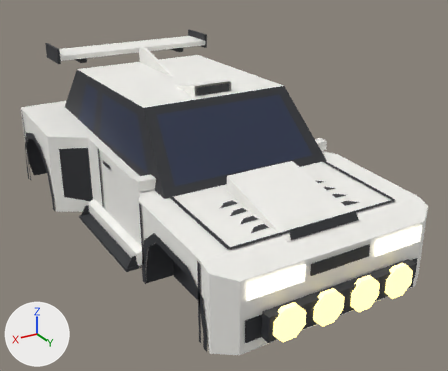
Renders of the glTF model assets/meshes/kumo/Kumo.glb from each side of a commit.
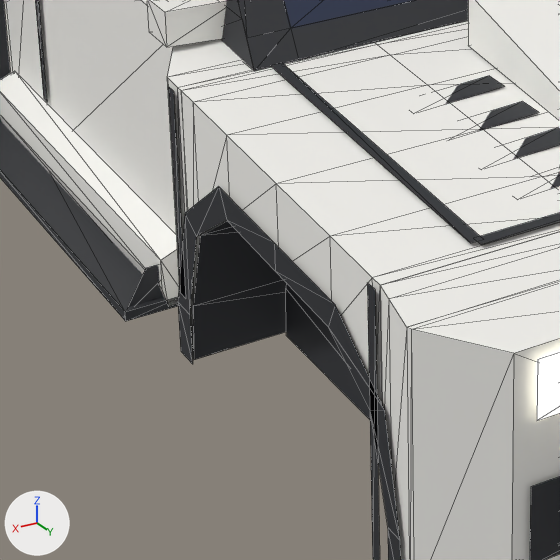
The first picture shows the older version from a camera (50 mm lens) standing at (7.93, 14.5, 6.6) and looking at (-0.21, 0.93, -0.18). The close-ups show the older and then the newer version on the part from 20% to 57% of the width and 48% to 92% of the height of that picture. Only the edits that show in the close-ups are written down. Every picture has the same lights, and +X, +Y and +Z are marked at lower left. The close-ups show mesh edges as thin lines.

The first close-up shows 'ArchLip_FR', 'BumperFront', 'Door_FR', 'Fender_FR', 'Hood', 'Ink_Hood', 'Opt_Hood_Scoop_HoodScoop', 'Opt_Skirts_Blade_AccSideBlade_R', 'Opt_Skirts_Side_AccSkirt_R', 'Pillars', 'Underbody', 'WheelWell' and 11 more.
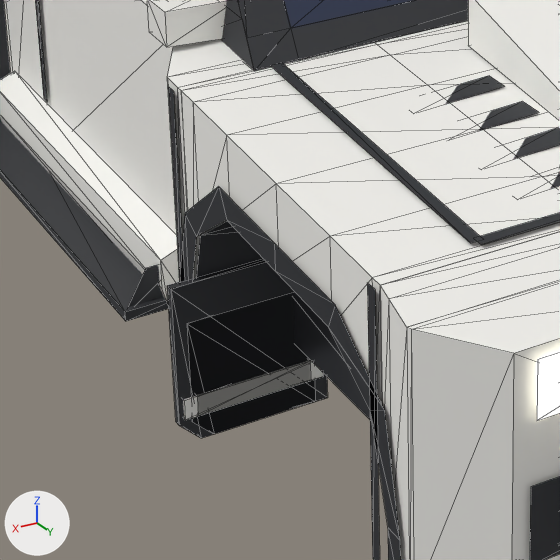
Changed parts and their boxes [x1, y1, x2, y2] in the close-ups (560 x 560 px):
'Opt_Mudflaps_Long_AccMudflapsLong', added: after [167, 259, 328, 438]
'Opt_Mudflaps_Rally_AccMudflaps', added: after [187, 293, 315, 434]
'Opt_Mudflaps_Long_AccMudflapsLongBand', added: after [183, 360, 323, 420]
'Opt_Mudflaps_Rally_AccMudflapsBand', added: after [196, 361, 311, 416]
'Underbody', unchanged, covered by the edit: before [193, 221, 286, 360]; after [196, 221, 263, 278]

What the commit changed:
Mesh me_opt_mudflaps_rally_accmudflapsband is new.
It consists of a box spanning x 2.14..3.02, y 2.7..2.8, z -1.75..-1.59; a box spanning x -3.02..-2.14, y 2.7..2.8, z -1.75..-1.59; a box spanning x 2.14..3.02, y -5.4..-5.3, z -1.75..-1.59; a box spanning x -3.02..-2.14, y -5.4..-5.3, z -1.75..-1.59.
It uses material mat_body (white #f7f6f1).
Mesh me_opt_mudflaps_rally_accmudflaps is new.
It has 40 vertices, 64 faces and spans x -3.06..3.06, y -5.38..2.78, z -1.95..-1.0.
It uses material mat_trim (dark grey #2f3035).
Mesh me_opt_mudflaps_long_accmudflapslongband is new.
It consists of a box spanning x 2.04..3.12, y 2.7..2.8, z -1.75..-1.59; a box spanning x -3.12..-2.04, y 2.7..2.8, z -1.75..-1.59; a box spanning x 2.04..3.12, y -5.4..-5.3, z -1.75..-1.59; a box spanning x -3.12..-2.04, y -5.4..-5.3, z -1.75..-1.59.
It uses material mat_body (white #f7f6f1).
Mesh me_opt_mudflaps_long_accmudflapslong is new.
It has 40 vertices, 64 faces and spans x -3.16..3.16, y -5.38..2.78, z -1.95..-0.7.
It uses material mat_trim (dark grey #2f3035).
Object 'Opt_Mudflaps_Rally_AccMudflapsBand' (ob_opt_mudflaps_rally_accmudflapsband) is new; it shows me_opt_mudflaps_rally_accmudflapsband.
Its location is (0.0, 0.0, 0.0).
Object 'Opt_Mudflaps_Rally_AccMudflaps' (ob_opt_mudflaps_rally_accmudflaps) is new; it shows me_opt_mudflaps_rally_accmudflaps.
Its location is (0.0, 0.0, 0.0).
Object 'Opt_Mudflaps_Long_AccMudflapsLongBand' (ob_opt_mudflaps_long_accmudflapslongband) is new; it shows me_opt_mudflaps_long_accmudflapslongband.
Its location is (0.0, 0.0, 0.0).
Object 'Opt_Mudflaps_Long_AccMudflapsLong' (ob_opt_mudflaps_long_accmudflapslong) is new; it shows me_opt_mudflaps_long_accmudflapslong.
Its location is (0.0, 0.0, 0.0).
